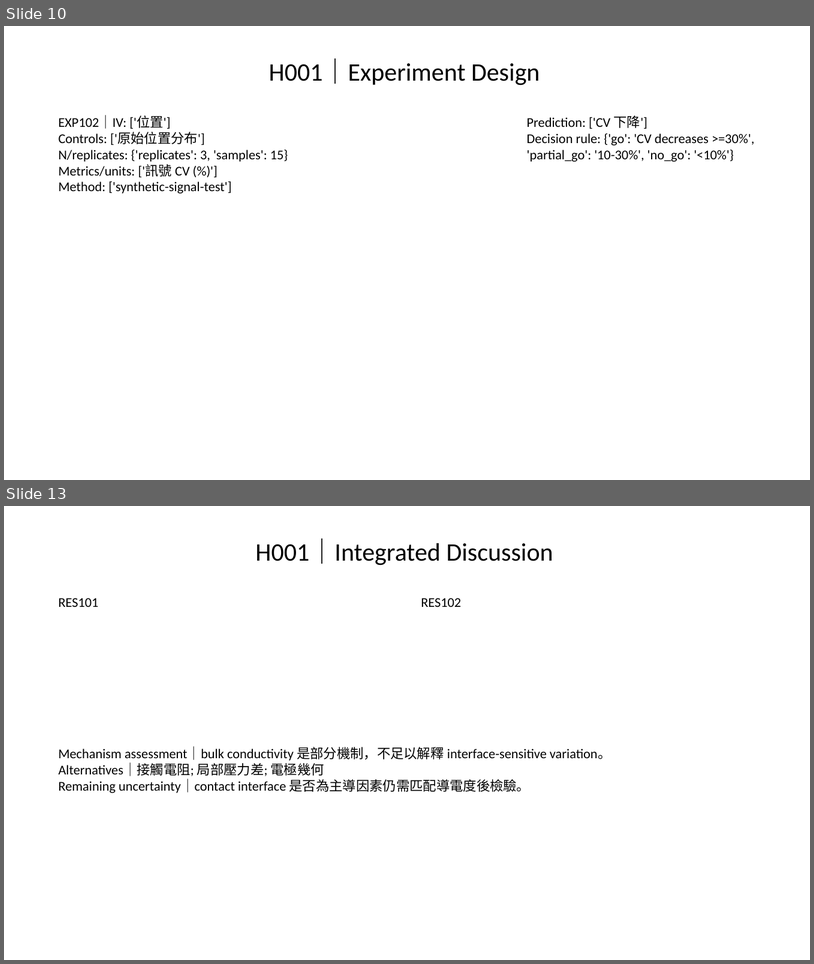
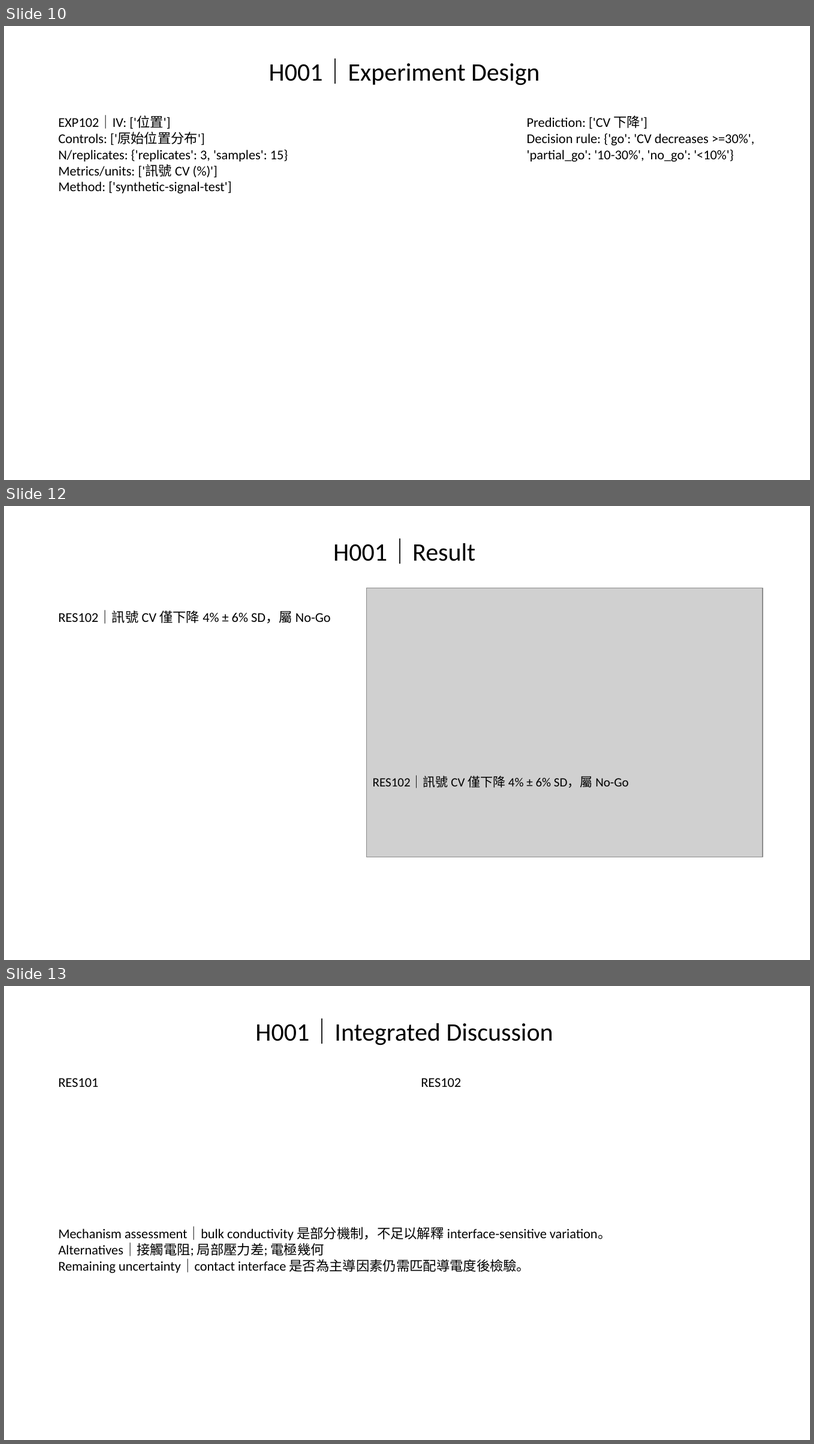
Before and after one commit to Gary0915/AI-Research-SKILLs, a slide deck: thesis-deck-system/artifacts/phase2/acceptance-deck-render-compat.pptx. Shown one above the other, each under a label of ours: slides 10 and 13 before the commit, slides 10, 12 and 13 after it; the slides between them are not shown. The pictures are 814x964 and 814x1444 pixels, drawn with LibreOffice and Linux fonts; fonts in the diff are those of the drawing; grey boxes stand for pictures. Boxes give left, top, right and bottom in pixels: in the first picture for what was removed or moved away, otherwise in the second. Text is boxed around its words. In the diff, an @@ line names an element or a change of style, - is before the commit and + after.

```diff
--- a/thesis-deck-system/artifacts/phase2/acceptance-deck-render-compat.pptx
+++ b/thesis-deck-system/artifacts/phase2/acceptance-deck-render-compat.pptx
@@ slide 12 added at (4, 506, 810, 960), background #FFFFFF @@
@@ title added at (333, 540, 476, 564), 30 pt, text #000000 @@
+H001｜Result
@@ picture added at (367, 588, 763, 857) @@
@@ text added at (59, 610, 331, 624), 16 pt, text #000000 @@
+RES102｜訊號 CV 僅下降 4% ± 6% SD，屬 No-Go
@@ text added at (373, 775, 629, 788), 15 pt, text #000000 @@
+RES102｜訊號 CV 僅下降 4% ± 6% SD，屬 No-Go
```
Also in this commit, not shown: 4 slides changed, 1 other slide added, 2 slides removed, 53 other files.
